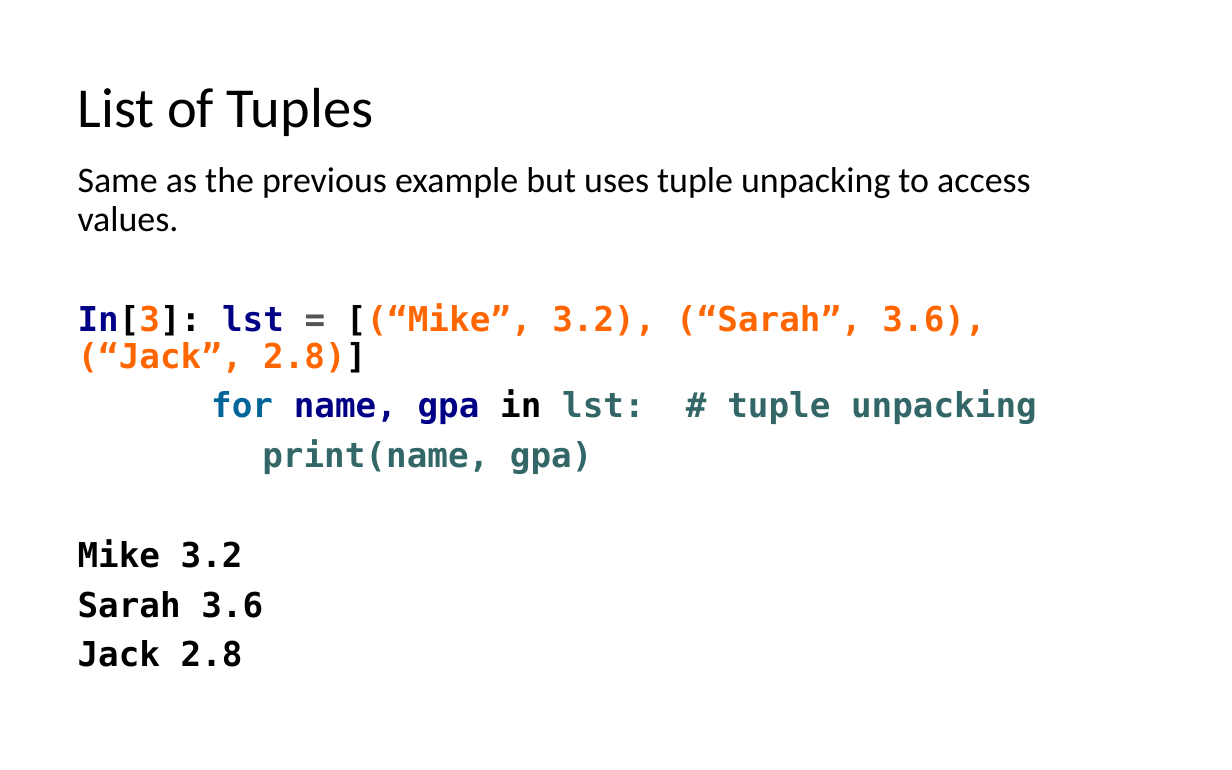
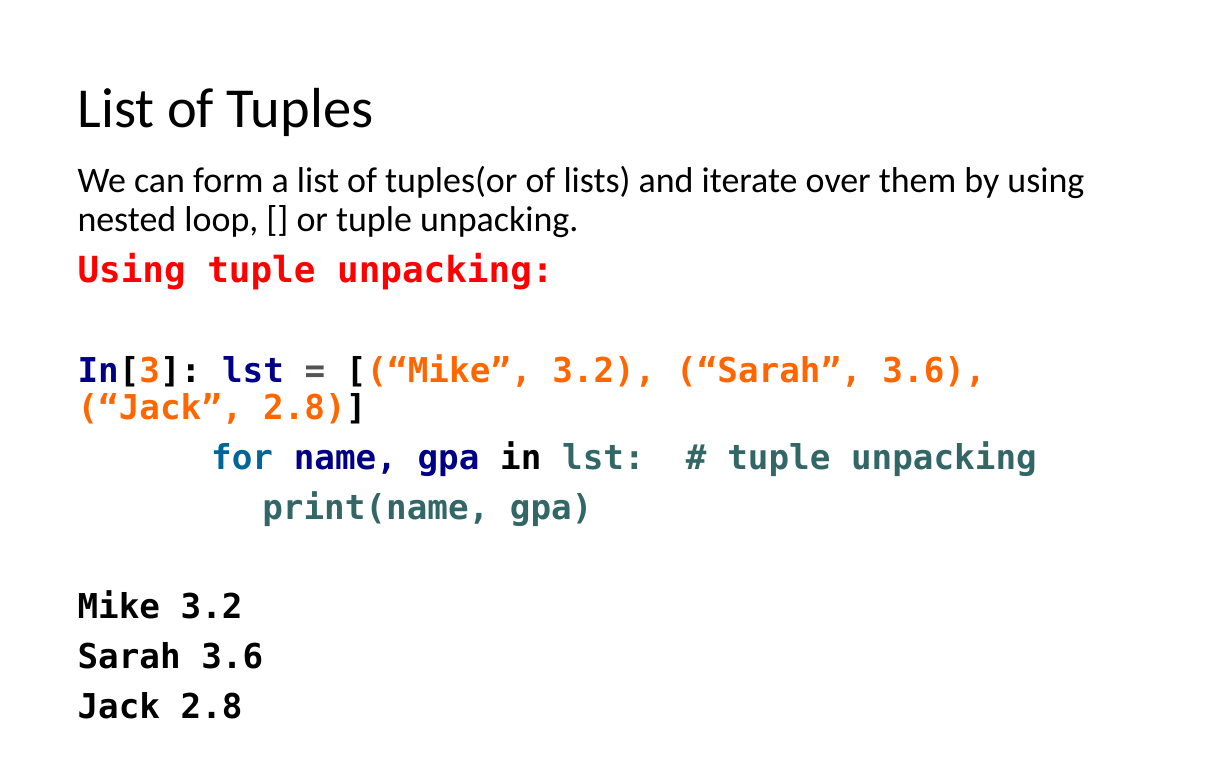
Before and after one commit to LongBaoNguyen/longbaonguyen.github.io, a slide deck: slide 10 of courses/apcsp/lect7.pptx. Drawn at 1232x770 pixels with LibreOffice and Linux fonts; fonts in the diff are those of the drawing. Boxes give left, top, right and bottom in pixels: in the first picture for what was removed or moved away, otherwise in the second. Text is boxed around its words. In the diff, an @@ line names an element or a change of style, - is before the commit and + after.

```diff
--- a/courses/apcsp/lect7.pptx
+++ b/courses/apcsp/lect7.pptx
@@ text at [78, 166, 1084, 290]: text changed @@
-Same as the previous example but uses tuple unpacking to access values.
+We can form a list of tuples(or of lists) and iterate over them by using nested loop, [] or tuple unpacking.
+Using tuple unpacking:
```
Also in this commit, not shown: 8 other slides changed, 7 slides added, 2 other files.
